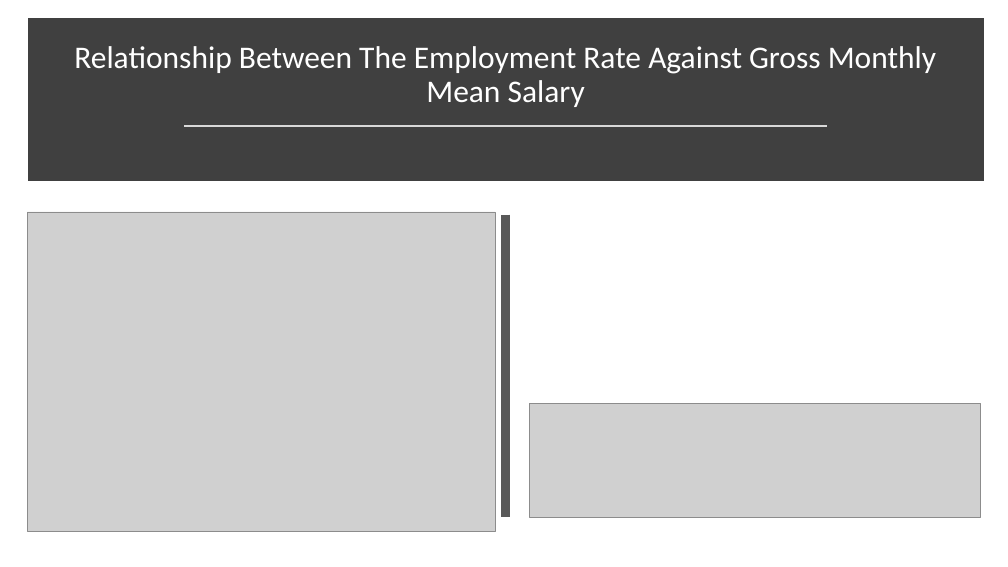
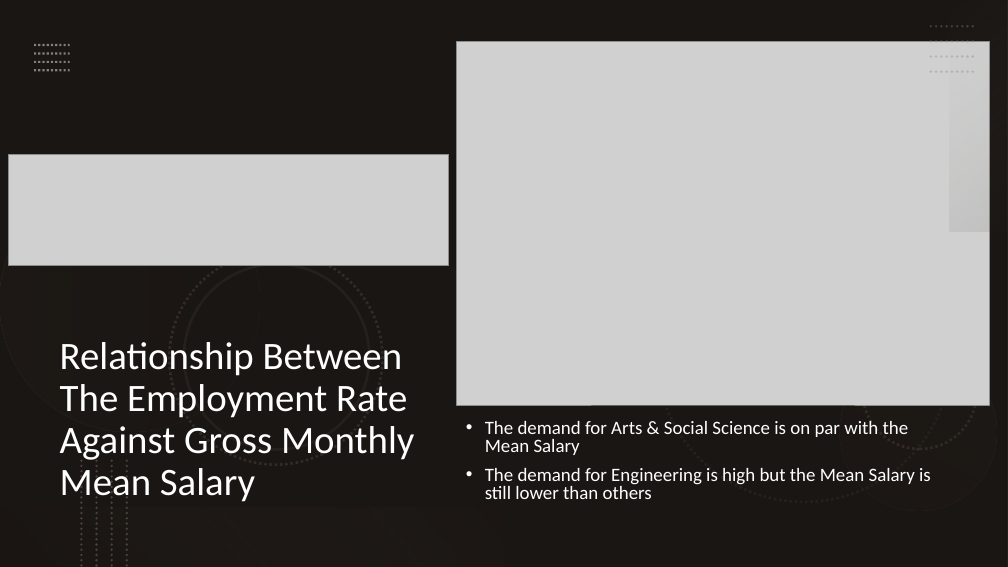
Before and after one commit to jurgen-tan-git/PDS-Assignments, a slide deck: slide 16 of Assignment 2/JurgenTan_CA2.pptx. Drawn at 1008x567 pixels with LibreOffice and Linux fonts; fonts in the diff are those of the drawing; grey boxes stand for pictures. Boxes give left, top, right and bottom in pixels: in the first picture for what was removed or moved away, otherwise in the second. Text is boxed around its words. In the diff, an @@ line names an element or a change of style, - is before the commit and + after.

```diff
--- a/Assignment 2/JurgenTan_CA2.pptx
+++ b/Assignment 2/JurgenTan_CA2.pptx
@@ rectangle added at <box>0,0,1008,567</box>, fill #39302A @@
@@ rectangle added at <box>0,0,1008,567</box>, fill #000000 at 53% opacity @@
@@ rectangle removed at <box>33,23,979,176</box> @@
@@ rectangle added at <box>950,0,1008,231</box>, fill gradient #B9AAA0 to #2B2420 @@
@@ group added at <box>34,45,70,70</box>: 4 lines @@
@@ picture: place and size @@
-picture at <box>27,212,495,531</box>
+picture at <box>457,42,990,405</box>
@@ group added at <box>931,26,976,72</box>: 4 lines @@
@@ line removed from (185, 126) to (827, 126) @@
@@ picture: place and size @@
-picture at <box>529,403,981,517</box>
+picture at <box>8,154,449,265</box>
@@ line removed from (506, 215) to (506, 517) @@
@@ group added at <box>0,172,1008,539</box>: 6 ellipses @@
@@ title "Relationship Between The Employment Rate ...": place and size @@
-title "Relationship Between The Employment Rate ..." at <box>74,46,936,107</box>
+title "Relationship Between The Employment Rate ..." at <box>60,342,414,504</box>
@@ title "Relationship Between The Employment Rate ..." at <box>60,342,414,504</box>: size 30 to 37 pt; alignment centre to left; vertical alignment bottom to top @@
@@ text added at <box>485,420,931,499</box>, 18 pt, text #FFFFFF @@
+• The demand for Arts & Social Science is on par with the Mean Salary
+• The demand for Engineering is high but the Mean Salary is still lower than others
@@ group added at <box>82,461,127,567</box>: 4 lines @@
@@ rectangle added at <box>0,508,504,567</box>, fill gradient #1C1815 to #968071 @@
```
Also in this commit, not shown: 13 other slides changed, 1 slide added, 1 slide removed, 32 other files.
